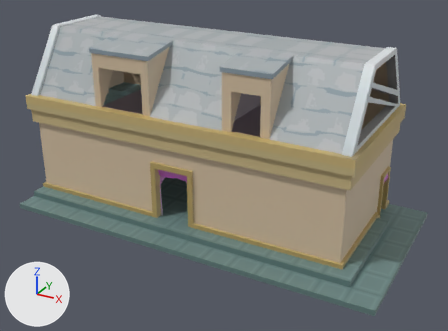
What one commit did to the FBX model Assets/Model/Temple.fbx.
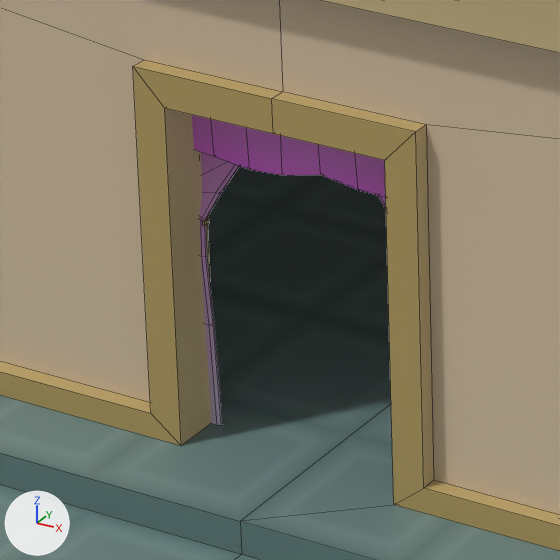
The first picture shows the older version from a 50 mm camera at (17.4, -29.4, 17.6) aimed at (1.7, -0.8, 3.4). The close-ups show both versions on the part from 29% to 47% of the width and 46% to 71% of the height of that picture; other places that the commit changed are outside them. Every picture has the same lights, and +X, +Y and +Z are marked at lower left. The close-ups show mesh edges as thin lines. Where no turn or scale is listed for an object, it has been applied to the vertices.

In view in the first close-up: 'Temple'.
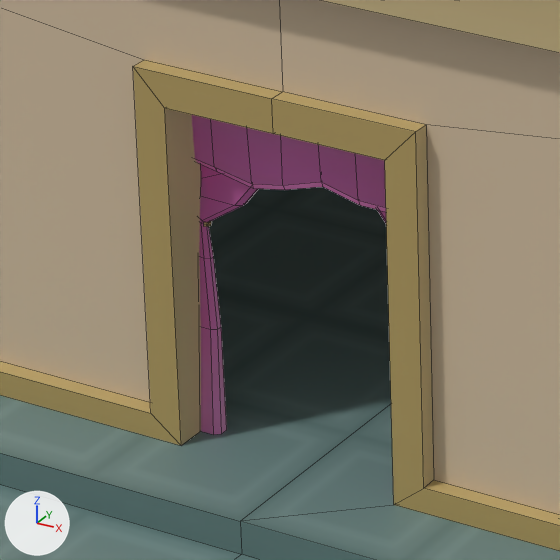
Edits to the bpy script that builds the scene:
```text
Change me_mesh:
    where me_mesh.from_pydata(...)  # 763 vertices, 749 faces; spans x -10.1..12.2, y -5.5..5.5, z 0.0..10.3
    used by ob_temple; location = (0.099, -0.265, 0.018)
    me_mesh part 1: the loose piece of 32 vertices spanning x -1.3..1.1, y -3.1..-3.0, z 3.1..3.8 is scaled about its middle by (1, 1, 1.41)
    me_mesh part 2: 31 of 763 vertices moved; they spanned x -1.2..1.0, y -3.0..-2.9, z 0.6..3.7 and now span x -1.2..1.0, y -3.2..-2.9, z 0.6..3.7; mean shift (0.1, 0.0, 0.0); largest move (-0.7, -3.0, 3.2) -> (-0.4, -3.0, 3.2)
    me_mesh part 3: texture (UV) coordinates of 196 of 749 faces, centred in x -7.4..9.8, y -3.1..4.5, z 0.6..8.8, changed; they spanned u 0.02..0.5, v 0.27..0.35 and now span u 0.02..0.5, v 0.25..0.93
```

Boxes (x1, y1, x2, y2) around the edits, measured in the close-ups (560 x 560 px; the box of a moved part takes in the faces that stretch with it):
'Temple', reshaped, surface changed
    both: (0, 0, 560, 560)
part 1 of me_mesh, moved or reshaped
    before: (192, 115, 386, 197)
    after: (192, 115, 386, 212)
part 2 of me_mesh, moved or reshaped
    before: (200, 152, 386, 425)
    after: (199, 164, 386, 435)
part 3 of me_mesh, surface changed
    before: (200, 217, 207, 257)
    after: (199, 219, 213, 258)
